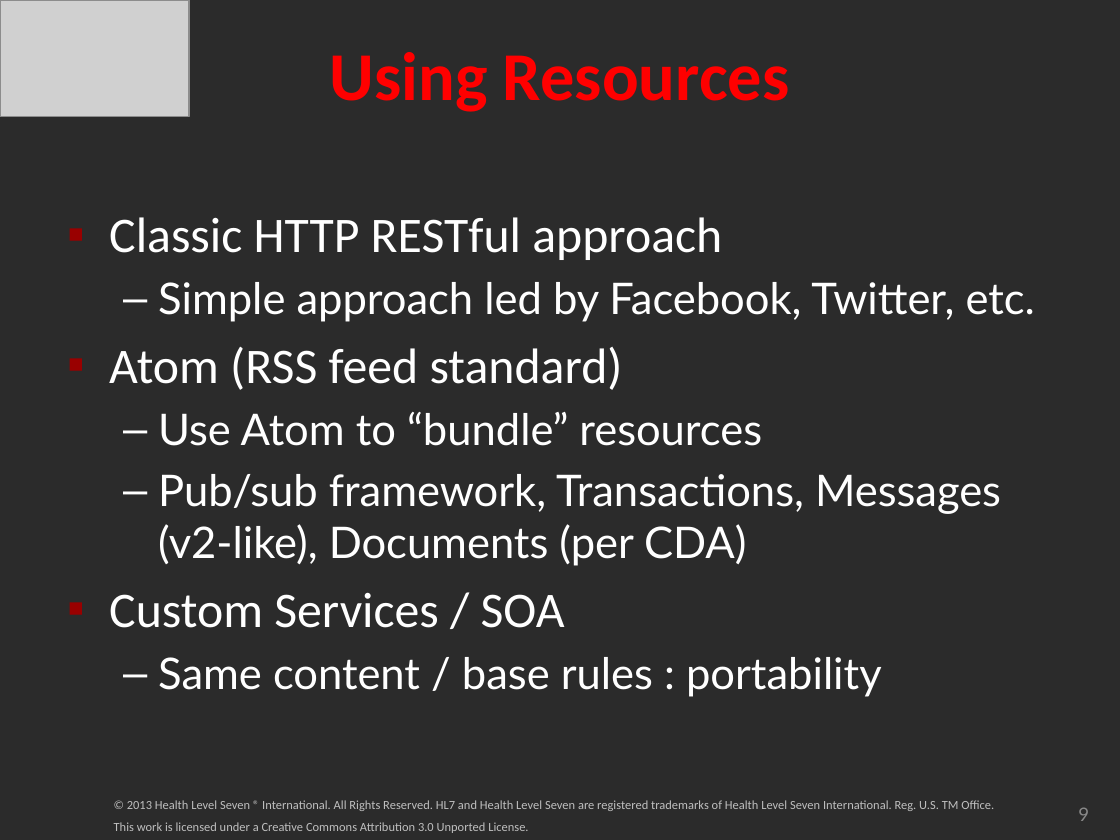
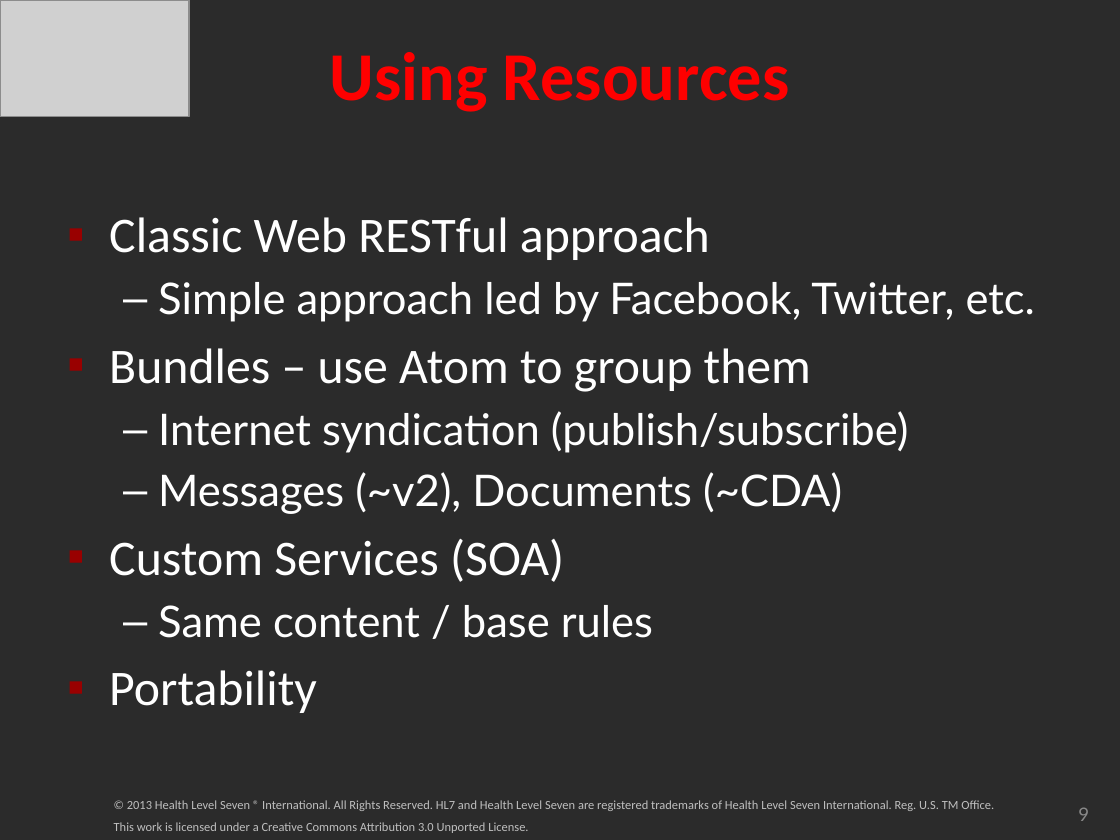
Before and after one commit to vista-novo/fhir, a slide deck: slide 9 of presentations/2013-03 HIMSS/FHIR HIMSS 2013.pptx. Drawn at 1120x840 pixels with LibreOffice and Linux fonts; fonts in the diff are those of the drawing; grey boxes stand for pictures; background and template pictures are left out; a plain dark background stands for a picture behind light text. Boxes give left, top, right and bottom in pixels: in the first picture for what was removed or moved away, otherwise in the second. Text is boxed around its words. In the diff, an @@ line names an element or a change of style, - is before the commit and + after.

```diff
--- a/presentations/2013-03 HIMSS/FHIR HIMSS 2013.pptx
+++ b/presentations/2013-03 HIMSS/FHIR HIMSS 2013.pptx
@@ text at (109, 217, 710, 260): text changed @@
-▪ Classic HTTP RESTful approach
+▪ Classic Web RESTful approach
@@ text at (109, 348, 908, 713): text changed @@
-▪ Atom (RSS feed standard)
-  – Use Atom to “bundle” resources
-  – Pub/sub framework, Transactions, Messages (v2-like), Documents (per CDA)
-▪ Custom Services / SOA
-  – Same content / base rules : portability
+▪ Bundles – use Atom to group them
+  – Internet syndication (publish/subscribe)
+  – Messages (~v2), Documents (~CDA)
+▪ Custom Services (SOA)
+  – Same content / base rules
+▪ Portability
```
Also in this commit, not shown: 2 other slides changed, 2 other files.
